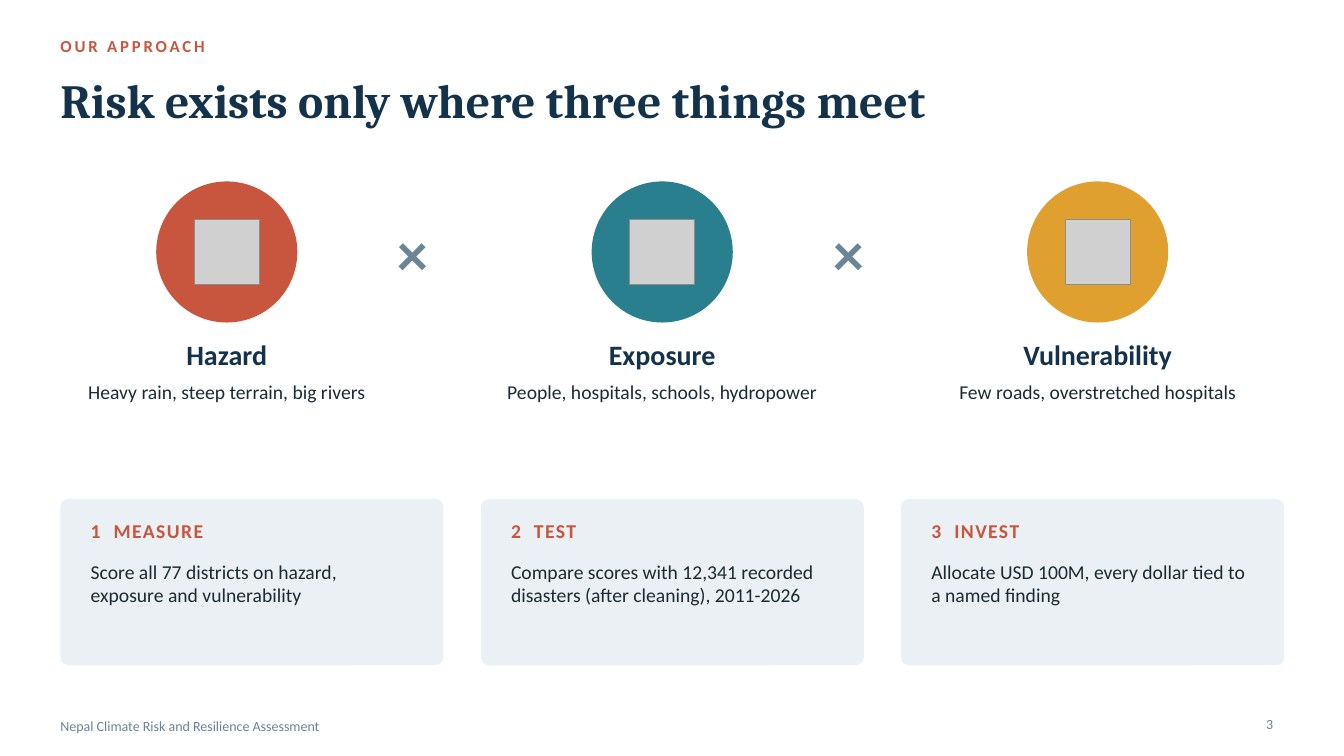
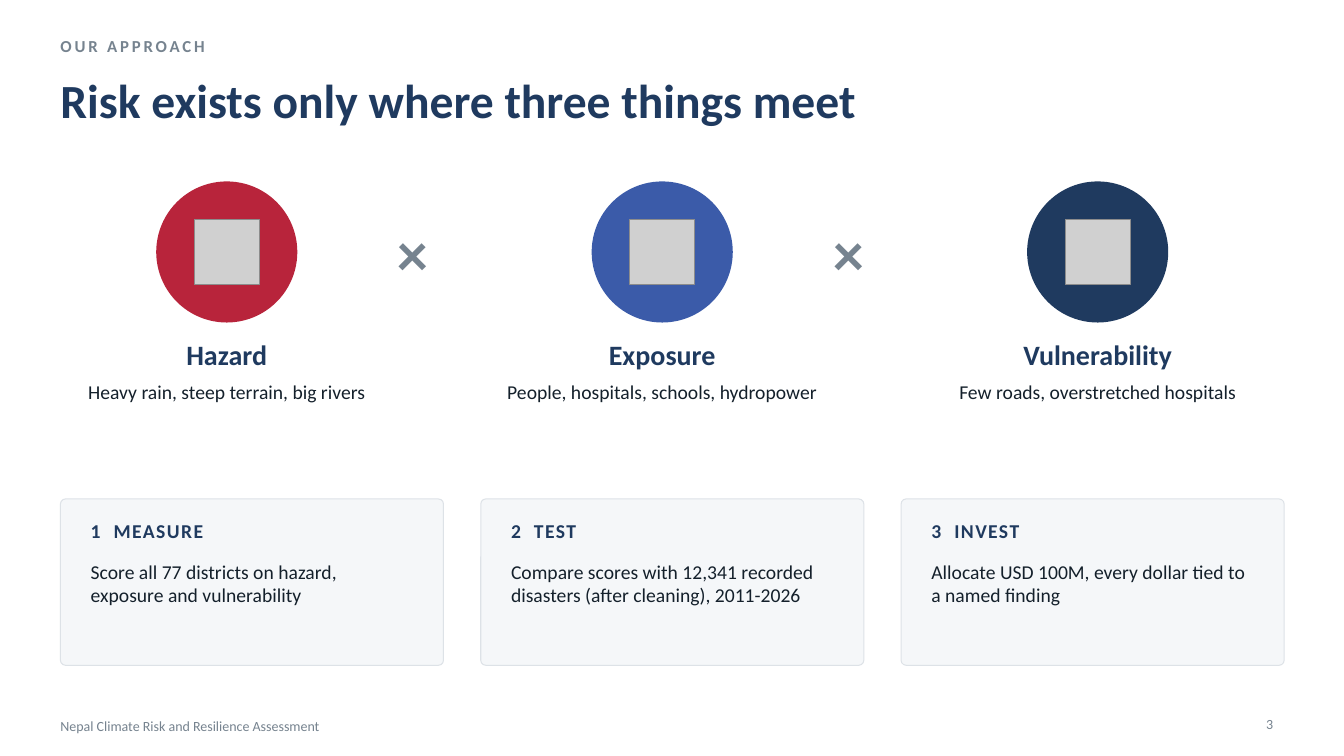
Before and after one commit to CodeWithDonKay/nepal-climate-risk, a slide deck: slide 3 of Nepal_Climate_Risk_Deck.pptx. Drawn at 1344x756 pixels with LibreOffice and Linux fonts; fonts in the diff are those of the drawing; grey boxes stand for pictures. Boxes give left, top, right and bottom in pixels: in the first picture for what was removed or moved away, otherwise in the second. Text is boxed around its words. In the diff, an @@ line names an element or a change of style, - is before the commit and + after.

Commit message:
Restyle slide deck to match the app's design system

```diff
--- a/Nepal_Climate_Risk_Deck.pptx
+++ b/Nepal_Climate_Risk_Deck.pptx
@@ text "OUR APPROACH" at (60, 41, 205, 52): text colour #C8553D to #76838F @@
@@ title "Risk exists only where three ..." at (60, 84, 856, 126): font Cambria to Calibri, text colour #14324A to #1F3A5F @@
@@ ellipse at (156, 181, 297, 323): fill #C8553D to #B8243B @@
@@ ellipse at (592, 181, 733, 323): fill #2A7F8E to #3B5BA9 @@
@@ ellipse at (1027, 181, 1169, 323): fill #E0A030 to #1F3A5F @@
@@ text colour #14324A to #1F3A5F in 3 elements at (186, 345, 267, 365), (609, 347, 716, 370), (1023, 345, 1172, 370) @@
@@ fill #EAF0F3 to #F5F7F9; outline none to #DDE2E7 0.75 pt; proportions changed in 3 elements at (60, 499, 444, 665), (481, 499, 864, 665), (901, 499, 1285, 665) @@
@@ text colour #C8553D to #1F3A5F in 3 elements at (91, 525, 203, 538), (511, 525, 576, 538), (931, 525, 1019, 538) @@
```
Also in this commit, not shown: 17 other slides changed, 1 other file.
